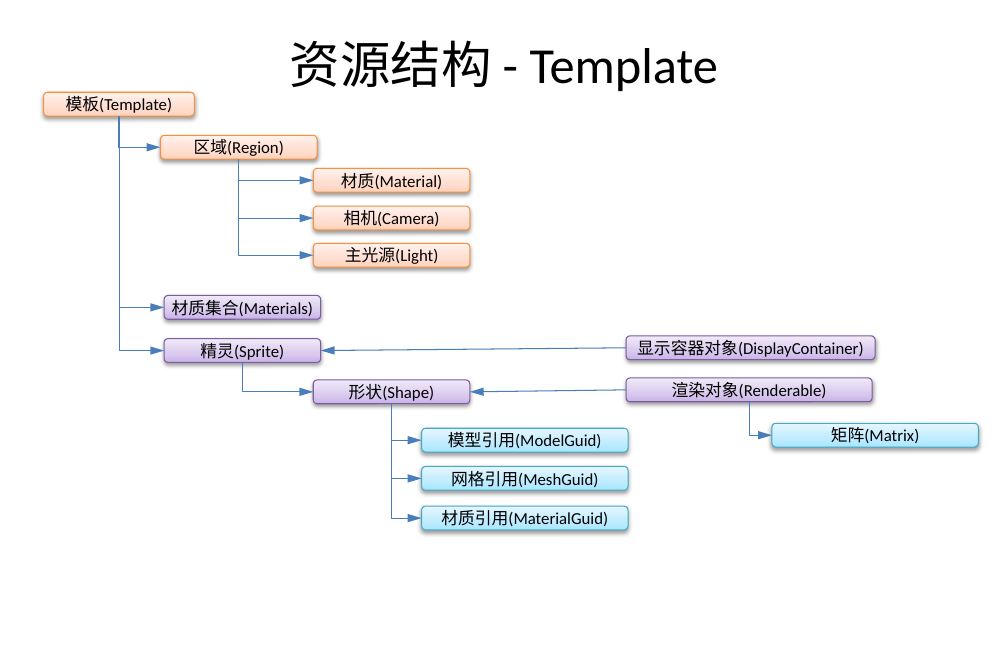
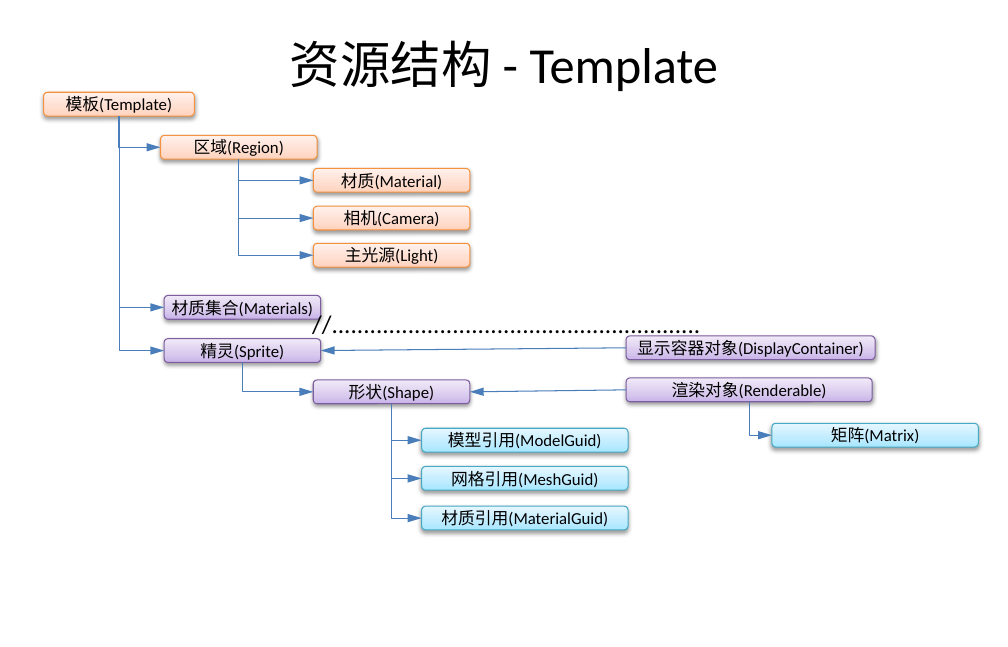
Before and after one commit to favedit/MoCloud, a slide deck: slide 12 of document/计划-1-三维资源平台.pptx (slide 11 before the commit). Drawn at 1008x647 pixels with LibreOffice and Linux fonts; fonts in the diff are those of the drawing; background and template pictures are left out. Boxes give left, top, right and bottom in pixels: in the first picture for what was removed or moved away, otherwise in the second. Text is boxed around its words. In the diff, an @@ line names an element or a change of style, - is before the commit and + after.

Commit message:
场景资源修正。

```diff
--- a/document/计划-1-三维资源平台.pptx
+++ b/document/计划-1-三维资源平台.pptx
@@ text added at <box>296,302,712,343</box>, 18 pt, text #000000 @@
+//..........................................................
```
Also in this commit, not shown: 1 slide added, 35 other files.
